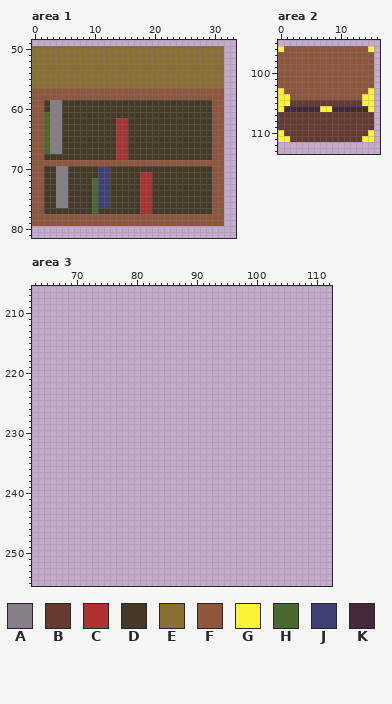
File history of a pixel-art file, assets/image/asset.aseprite. This is how it looked before the edit.
256x256 pixels, 1 frame. Colours within 5 levels of each other are drawn and written as one. Shown: area 1: x 0..33, y 49..81; area 2: x 0..16, y 95..113; area 3: x 63..112, y 206..255. The commit also changed other parts of the picture, which this record leaves out.
Visible layers, top first: "Layer 1", "shadow" opacity 45%, "book shalf", "ground".
Palette (. is transparent): A #847e87  B #663931  C #ac3232  D #453a28  E #8a6f30  F #8f563b  G #fbf236  H #4b692f  J #3f3f74  K #45283c
Pixels before, area 1, first column x 0:
50 EEEEEEEEEEEEEEEEEEEEEEEEEEEEEEEE
51 EEEEEEEEEEEEEEEEEEEEEEEEEEEEEEEE
52 EEEEEEEEEEEEEEEEEEEEEEEEEEEEEEEE
53 EEEEEEEEEEEEEEEEEEEEEEEEEEEEEEEE
54 EEEEEEEEEEEEEEEEEEEEEEEEEEEEEEEE
55 EEEEEEEEEEEEEEEEEEEEEEEEEEEEEEEE
56 EEEEEEEEEEEEEEEEEEEEEEEEEEEEEEEE
57 FFFFFFFFFFFFFFFFFFFFFFFFFFFFFFFF
58 FFFFFFFFFFFFFFFFFFFFFFFFFFFFFFFF
59 FFDAADDDDDDDDDDDDDDDDDDDDDDDDDFF
60 FFDAADDDDDDDDDDDDDDDDDDDDDDDDDFF
61 FFHAADDDDDDDDDDDDDDDDDDDDDDDDDFF
62 FFHAADDDDDDDDDCCDDDDDDDDDDDDDDFF
63 FFHAADDDDDDDDDCCDDDDDDDDDDDDDDFF
64 FFHAADDDDDDDDDCCDDDDDDDDDDDDDDFF
65 FFHAADDDDDDDDDCCDDDDDDDDDDDDDDFF
66 FFHAADDDDDDDDDCCDDDDDDDDDDDDDDFF
67 FFHAADDDDDDDDDCCDDDDDDDDDDDDDDFF
68 FFDDDDDDDDDDDDCCDDDDDDDDDDDDDDFF
69 FFFFFFFFFFFFFFFFFFFFFFFFFFFFFFFF
70 FFDDAADDDDDJJDDDDDDDDDDDDDDDDDFF
71 FFDDAADDDDDJJDDDDDCCDDDDDDDDDDFF
72 FFDDAADDDDHJJDDDDDCCDDDDDDDDDDFF
73 FFDDAADDDDHJJDDDDDCCDDDDDDDDDDFF
74 FFDDAADDDDHJJDDDDDCCDDDDDDDDDDFF
75 FFDDAADDDDHJJDDDDDCCDDDDDDDDDDFF
76 FFDDAADDDDHJJDDDDDCCDDDDDDDDDDFF
77 FFDDDDDDDDHDDDDDDDCCDDDDDDDDDDFF
78 FFFFFFFFFFFFFFFFFFFFFFFFFFFFFFFF
79 FFFFFFFFFFFFFFFFFFFFFFFFFFFFFFFF
Pixels before, area 2, first column x 0:
 96 GFFFFFFFFFFFFFFG
 97 FFFFFFFFFFFFFFFF
 98 FFFFFFFFFFFFFFFF
 99 FFFFFFFFFFFFFFFF
100 FFFFFFFFFFFFFFFF
101 FFFFFFFFFFFFFFFF
102 FFFFFFFFFFFFFFFF
103 GFFFFFFFFFFFFFFG
104 GGFFFFFFFFFFFFGG
105 GGBBBBBBBBBBBBGG
106 GKKKKKKGGKKKKKKG
107 BBBBBBBBBBBBBBBB
108 BBBBBBBBBBBBBBBB
109 BBBBBBBBBBBBBBBB
110 GBBBBBBBBBBBBBBG
111 GGBBBBBBBBBBBBGG
Pixels before, area 3 (only the part around the change), first column x 63:
206 ..................................................
207 ..................................................
208 ..................................................
209 ..................................................
210 ..................................................
211 ..................................................
212 ..................................................
213 ..................................................
214 ..................................................
215 ..................................................
216 ..................................................
217 ..................................................
218 ..................................................
219 ..................................................
220 ..................................................
221 ..................................................
222 ..................................................
223 ..................................................
224 ..................................................
225 ..................................................
226 ..................................................
227 ..................................................
228 ..................................................
229 ..................................................
230 ..................................................
231 ..................................................
232 ..................................................
233 ..................................................
234 ..................................................
235 ..................................................
236 ..................................................
237 ..................................................
238 ..................................................
239 ..................................................
240 ..................................................
241 ..................................................
242 ..................................................
243 ..................................................
244 ..................................................
245 ..................................................
246 ..................................................
247 ..................................................
248 ..................................................
249 ..................................................
250 ..................................................
251 ..................................................
252 ..................................................
253 ..................................................
254 ..................................................
255 ..................................................
New version:
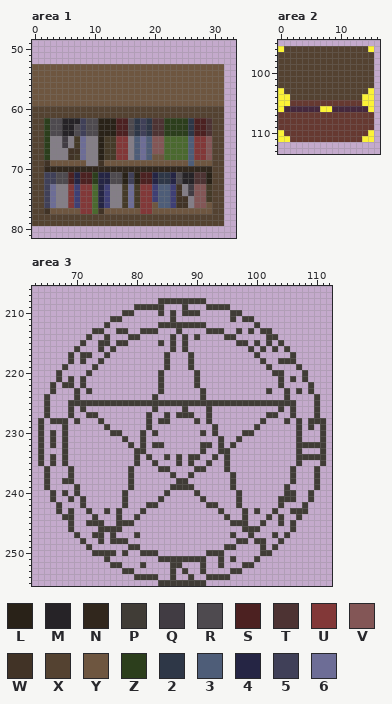
Colours new in this view: L #292218  M #262327  N #31271d  P #403c36  Q #413c43  R #4e4a4f  S #4c2121  T #4d3333  U #823838  V #835656  W #413326  X #544231  Y #6e5640  Z #2c3e1c  2 #2e3747  3 #4e5d78  4 #252544  5 #404058  6 #6d6d96
From old to new:
layer "Flattened" added
layer "shadow" opacity 45% -> 41%
layer "book shalf" removed
Changed rows in their new state; - is an unchanged pixel.
Area 1:
first column x 0:
50 ................................
51 ................................
52 ................................
53 YYYYYYYYYYYYYYYYYYYYYYYYYYYYYYYY
54 YYYYYYYYYYYYYYYYYYYYYYYYYYYYYYYY
55 YYYYYYYYYYYYYYYYYYYYYYYYYYYYYYYY
56 YYYYYYYYYYYYYYYYYYYYYYYYYYYYYYYY
57 YYYYYYYYYYYYYYYYYYYYYYYYYYYYYYYY
58 YYYYYYYYYYYYYYYYYYYYYYYYYYYYYYYY
59 YYYYYYYYYYYYYYYYYYYYYYYYYYYYYYYY
60 XXXXXXXXXXXXXXXXXXXXXXXXXXXXXXXX
61 XXXXXXXXXXXXXXXXXXXXXXXXXXXXXXXX
62 XXZRRMMM5RRLLLSSR252TTZZZZ2SSTXX
63 XXZRRMMR5RRLLLSSR252TTZZZZ2SSTXX
64 XXZRRMMR5RRLLLSSR252TTZZZZ2SSTXX
65 XXZ--QA-6AAL--UUA363VVHHHH3UUVXX
66 XXZ--QA-6AAL--UUA363VVHHHH3UUVXX
67 XXZ--AWW6AAL--UUA363VVHHHH3UUVXX
68 XXZAAAW-6AAL--UUA363YYHHHH3UUVXX
69 XXWYYYYYYAAWYYYYYYYYYYYYYY3YYYXX
70 XXNNNNNNNNNNNNNNNNNNNNNNNNNNNNXX
71 XX55RRS4SSZ44RRL5LSS4224RMMTTLXX
72 XX55RRS4SSZ44RRL5LSS4224RMMTTLXX
73 XX56--UJUU-4-AA-6-UUJ33JWAQVV-XX
74 XX56--UJUU-4-AA-6-UUJ33JWAQVV-XX
75 XX56--UJUU-4-AA-6-UUJ33JWWAVV-XX
76 XX56--UJUU-4-AA-6-UUY33JWWAVVYXX
77 XXWYYYYYUU-WYYYYYYUUYYYYYYYYYYXX
78 XXXXXXXXXXXXXXXXXXXXXXXXXXXXXXXX
79 XXXXXXXXXXXXXXXXXXXXXXXXXXXXXXXX
Area 2, layer "Flattened":
first column x 0:
 96 -XXXXXXXXXXXXXX-
 97 XXXXXXXXXXXXXXXX
 98 XXXXXXXXXXXXXXXX
 99 XXXXXXXXXXXXXXXX
100 XXXXXXXXXXXXXXXX
101 XXXXXXXXXXXXXXXX
102 XXXXXXXXXXXXXXXX
103 -XXXXXXXXXXXXXX-
104 --XXXXXXXXXXXX--
Area 3, layer "Flattened":
first column x 64:
208 --------------------PPPPPPPP--------------------
209 ----------------PPPPP---P---PPPP----------------
210 --------------PP----P-P-PPP-----PP--------------
211 ------------PP--------P---------P-PP------------
212 -----------P--------PPPPPPPP--------P-----------
213 ---------PP--PP--PPP---P----PPP--P-P-PP---------
214 --------P--P---PP-----P-P-P----PP-----PP--------
215 -------P--PP-PP-----P-P-P--------PP-P-P-P-------
216 ------P---P-P---------P-P----------P-P-P-P------
217 -----P-PP--P---------P---P----------P-----P-----
218 -----P-P--P----------P---P-----------P--PPP-----
219 ----P----P-----------P---P------------P----P----
220 ---P----P-----------P-----P------------PP---P---
221 ---P-P-P------------P-----P-------------P-P-P---
222 --P-PP-P------------P-----P-------------P----P--
223 --P---P-P-----------P------P----------P--P-P-P--
224 -P----P------------P-------P-------------P----P-
225 -P---PPPPPPPPPPPPPPPPPPPPPPPPPPPPPPPPPPPPPP---P-
226 -P---P-P-----------P----P---P-----------P-P---P-
227 -P---P--PP--------P--P-PPP--P---------PP--P---P-
228 P-PPP-P---P-------P-PP----P-P--------P---P-P-PPP
229 P---P------P------P----------P------P------P-P-P
230 P-P-P-------PP---P-P-------P-P----PP-------P---P
231 P-P-P---------P--P------------P--P---------P---P
232 P-P-P----------P-P-PP------PP-P-P----------PPPPP
233 P---P-----------PP---------P--PP-----------P---P
234 P-P-P-----------P-P--P-P-PP--P-P-----------PPPPP
235 P-P-P-----------P--P---P-P--P--P-----------P---P
236 -P---P---------P----PP----PP---P----------P---P-
237 -P---P---------P------P--P------P---------P---P-
238 -P--PP---------P-------PP-------P---------P---P-
239 -P----P--------P------PPPP------P--------P----P-
240 --P-P-P-------P------P----P------P-------PP--P--
241 --P--P-P------P-----P------P-----P------PPP--P--
242 ---P---P------P---PP--------PP---P------P---P---
243 ---P-P--P--P-P---P------------P---P-P--P--PPP---
244 ----PP---P---P--P--------------P--P---P-P--P----
245 -----P--PPP--PPP----------------PPP--P--P-P-----
246 -----P----PPPP--------------------PPP-----P-----
247 ------P--PP-P---P---------------P--P---P-P------
248 -------P--P-PPP------------------PP-PP--P-------
249 --------P------PP--------------PP----P-P--------
250 ---------PPPP-P--PPP--------PPP------PP---------
251 -----------P--------PPPPPPPP--P-P---P-----------
252 ------------PP---P----PP---P--P---PP------------
253 --------------PP------P-P--P----PP--------------
254 ----------------PPPP--P--P--PPPP----------------
255 --------------------PPPPPPPP--------------------
Pixel boxes of the changes (left, top, right, bottom) in both pictures:
changed: (32, 46, 224, 226)
changed: (278, 46, 374, 100)
added: (38, 298, 326, 586)
